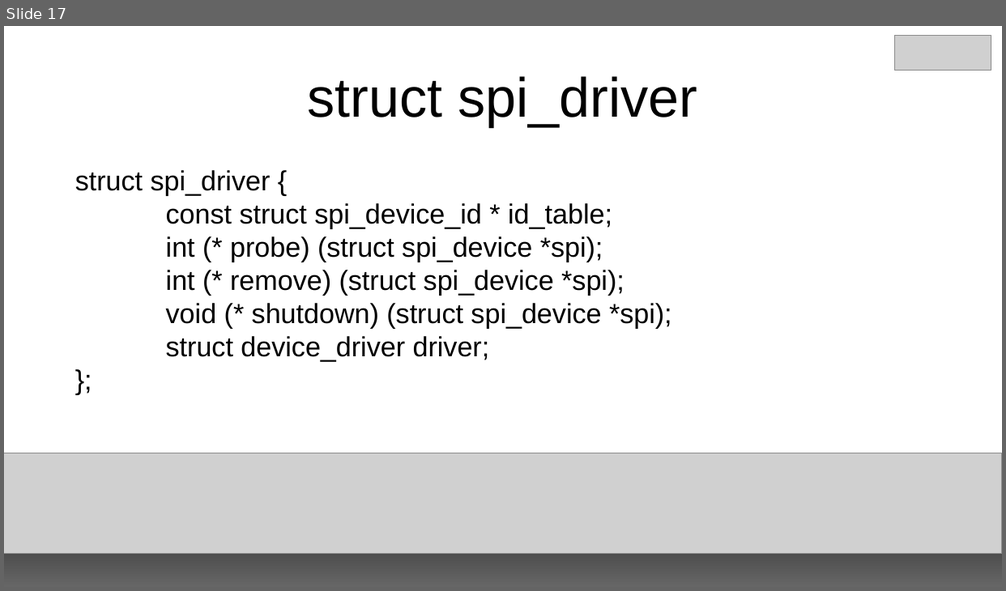
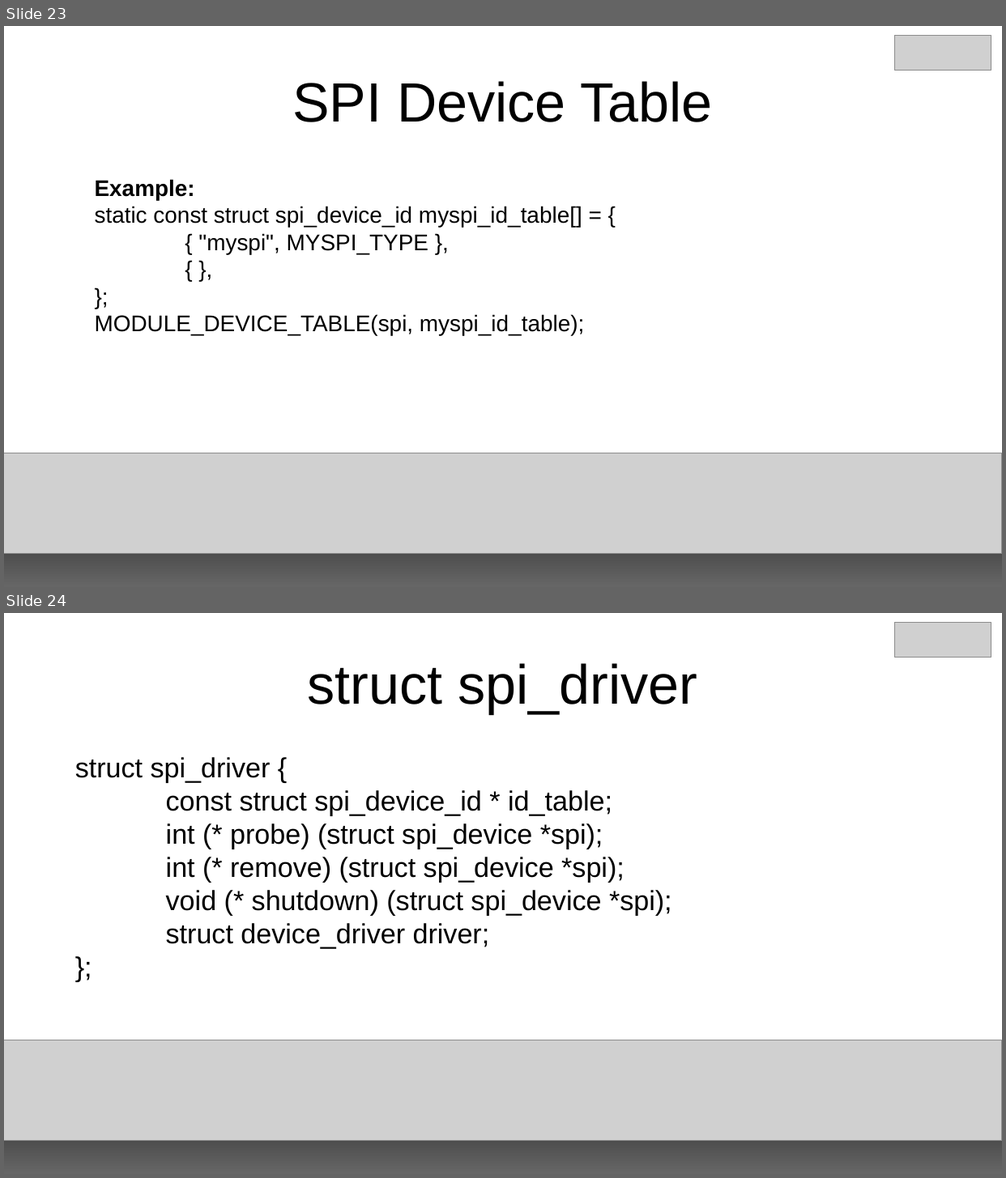
Before and after one commit to e-ale/Slides, a slide deck: building-an-spi-driver.odp. Shown one above the other, each under a label of ours: slide 17 before the commit, slides 23 and 24 after it. The pictures are 1006x591 and 1006x1178 pixels, drawn with LibreOffice and Linux fonts; fonts in the diff are those of the drawing; grey boxes stand for pictures. Boxes give left, top, right and bottom in pixels: in the first picture for what was removed or moved away, otherwise in the second. Text is boxed around its words. In the diff, an @@ line names an element or a change of style, - is before the commit and + after.

Commit message:
Add probe and devicetable examples
Also reorganize a bit.

```diff
--- a/building-an-spi-driver.odp
+++ b/building-an-spi-driver.odp
@@ slide 23 added at [4, 26, 1002, 587], background #FFFFFF @@
@@ picture added at [895, 35, 991, 71] @@
@@ title added at [292, 81, 713, 122], 44 pt, text #000000 @@
+SPI Device Table
@@ text added at [95, 179, 584, 336], 18 pt, text #000000 @@
+Example:
+static const struct spi_device_id myspi_id_table[] = {
+{ "myspi", MYSPI_TYPE },
+{ },
+};
+MODULE_DEVICE_TABLE(spi, myspi_id_table);
@@ rectangle added at [4, 455, 1002, 587], fill gradient #000000 to #666666 @@
@@ picture added at [4, 454, 1002, 554] @@
@@ what was slide 17 is now slide 24 @@
```
Also in this commit, not shown: 3 slides changed, 4 other slides added.
